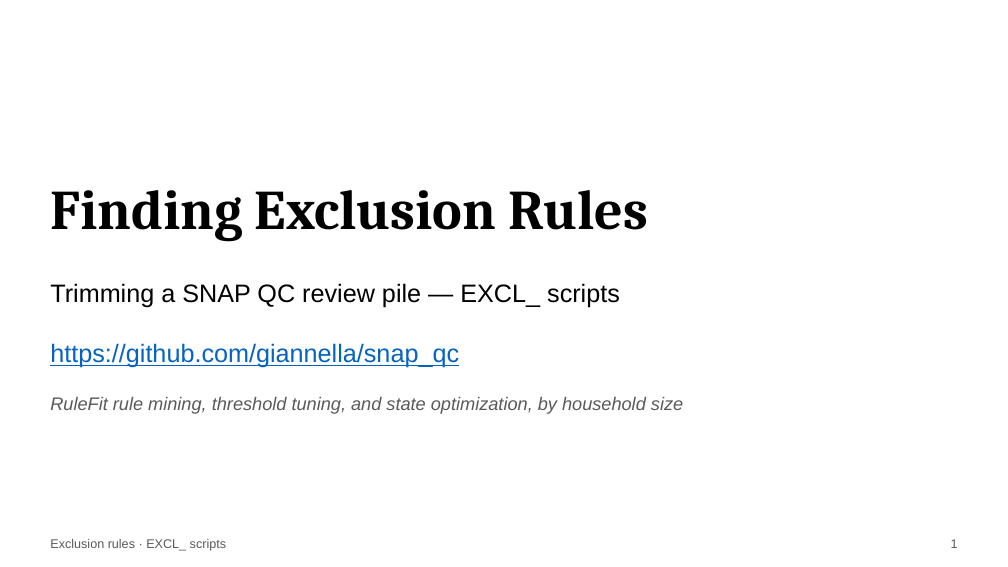
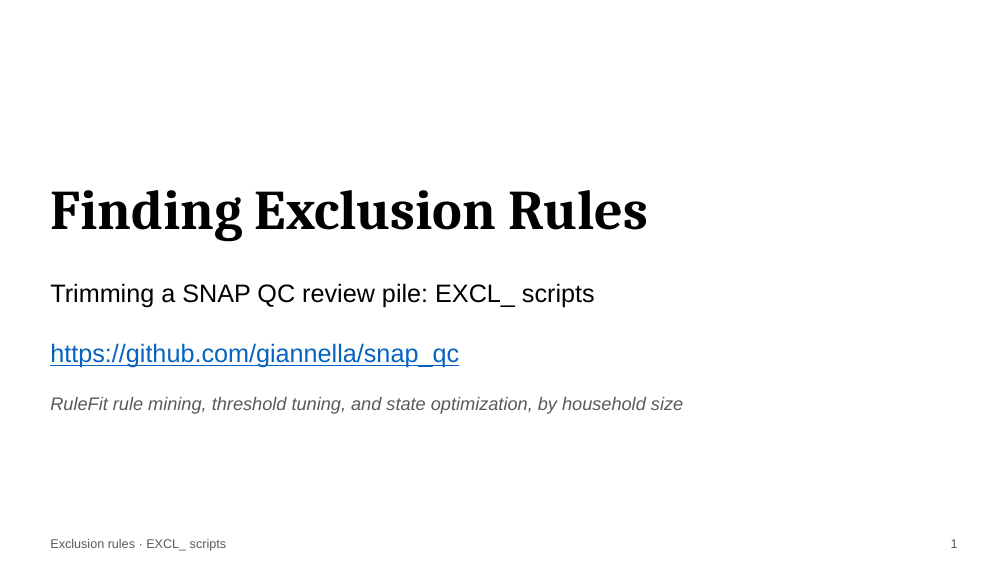
Before and after one commit to giannella/snap_qc, a slide deck: slide 1 of how_to_use_the_snap_qc_exclusion_rules_scripts.pptx. Drawn at 1008x567 pixels with LibreOffice and Linux fonts; fonts in the diff are those of the drawing. Boxes give left, top, right and bottom in pixels: in the first picture for what was removed or moved away, otherwise in the second. Text is boxed around its words. In the diff, an @@ line names an element or a change of style, - is before the commit and + after.

```diff
--- a/how_to_use_the_snap_qc_exclusion_rules_scripts.pptx
+++ b/how_to_use_the_snap_qc_exclusion_rules_scripts.pptx
@@ text at [50, 283, 595, 308]: text changed @@
-Trimming a SNAP QC review pile — EXCL_ scripts
+Trimming a SNAP QC review pile: EXCL_ scripts
```
Also in this commit, not shown: 6 other slides changed, 5 other files.
